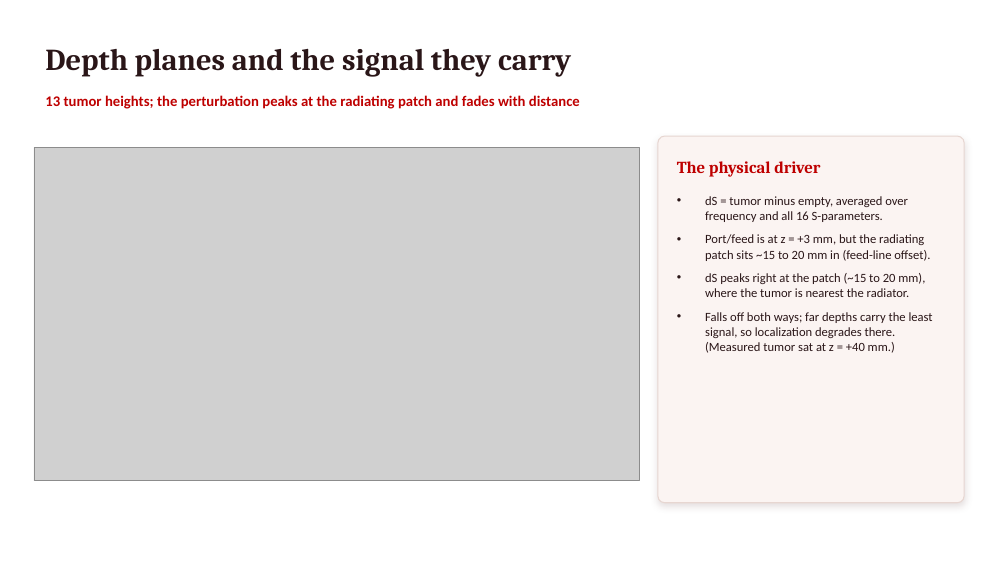
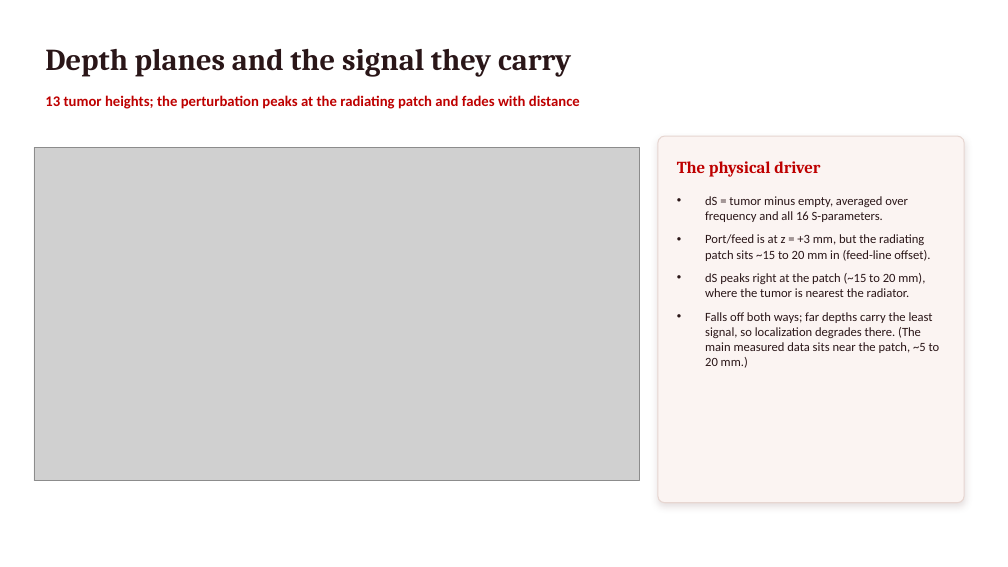
Before and after one commit to pmart1534/microwave-phantom-localization-cnn-mlp, a slide deck: slide 4 of regression_deck/Deck2_Simulated_Regression.pptx. Drawn at 1008x567 pixels with LibreOffice and Linux fonts; fonts in the diff are those of the drawing; grey boxes stand for pictures. Boxes give left, top, right and bottom in pixels: in the first picture for what was removed or moved away, otherwise in the second. Text is boxed around its words. In the diff, an @@ line names an element or a change of style, - is before the commit and + after.

```diff
--- a/regression_deck/Deck2_Simulated_Regression.pptx
+++ b/regression_deck/Deck2_Simulated_Regression.pptx
@@ text at [705,312,940,368]: text changed @@
-• Falls off both ways; far depths carry the least signal, so localization degrades there. (Measured tumor sat at z = +40 mm.)
+• Falls off both ways; far depths carry the least signal, so localization degrades there. (The main measured data sits near the patch, ~5 to 20 mm.)
```
Also in this commit, not shown: 17 other files.
